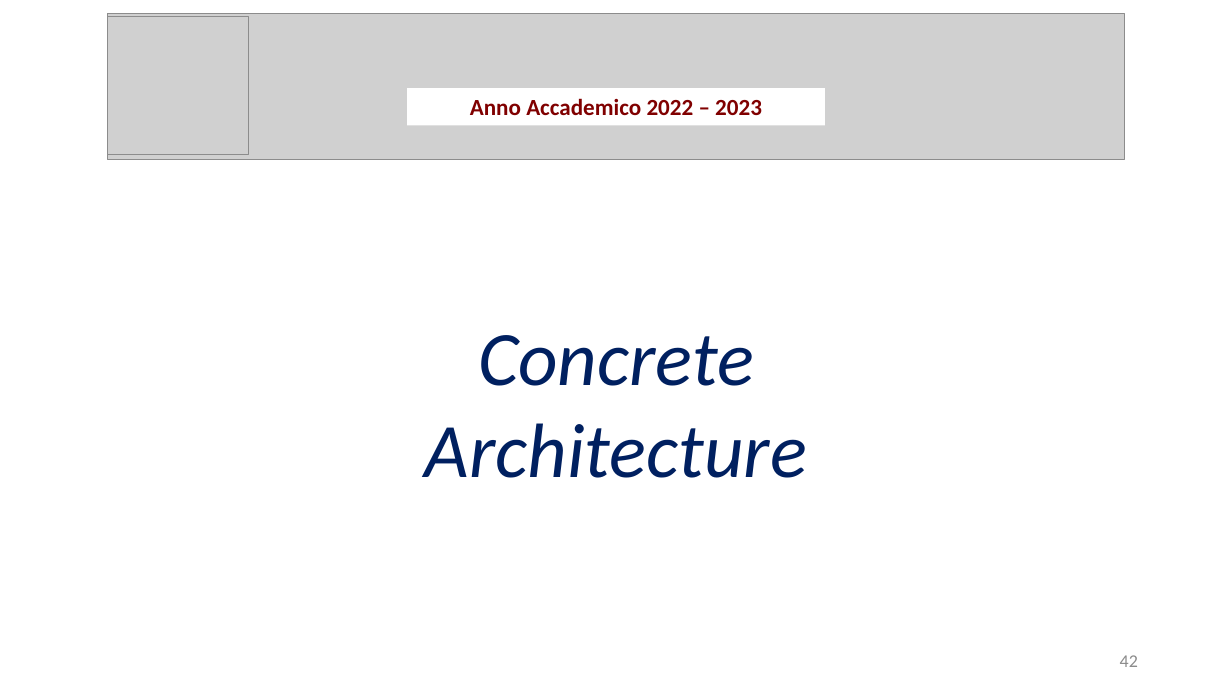
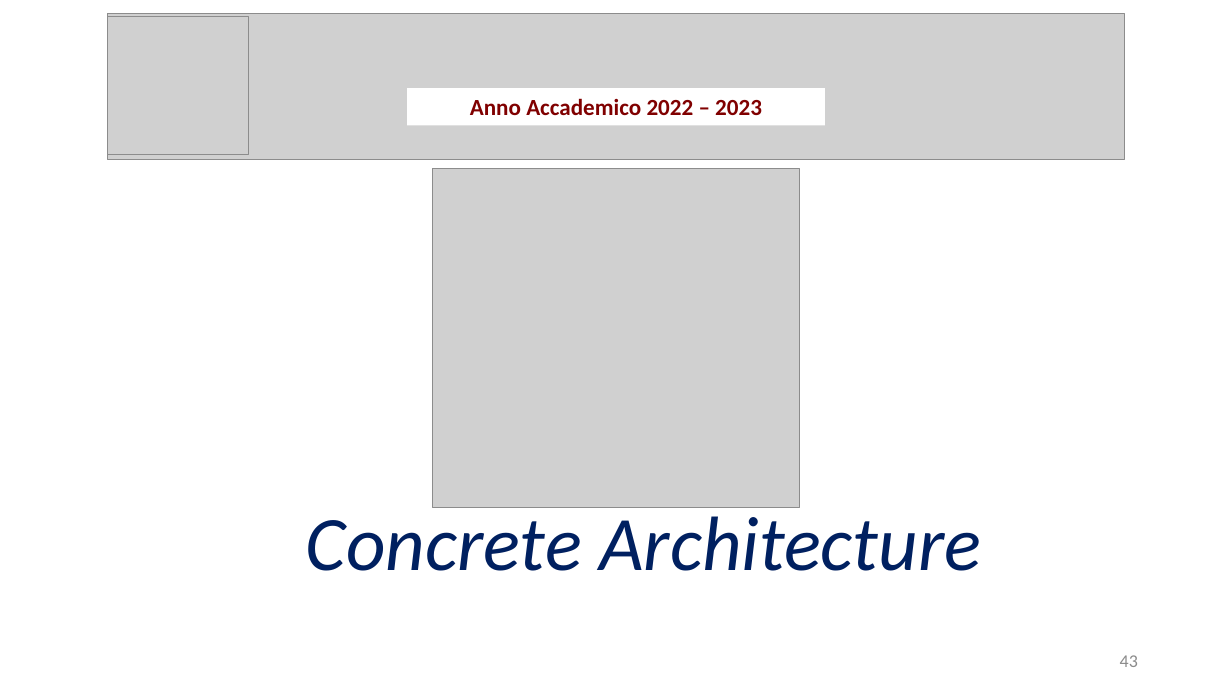
Before and after one commit to Wonderjack996/unimib-software-architecture, a slide deck: slide 43 of Progetto/Presentazione.pptx (slide 42 before the commit). Drawn at 1232x693 pixels with LibreOffice and Linux fonts; fonts in the diff are those of the drawing; grey boxes stand for pictures. Boxes give left, top, right and bottom in pixels: in the first picture for what was removed or moved away, otherwise in the second. Text is boxed around its words. In the diff, an @@ line names an element or a change of style, - is before the commit and + after.

```diff
--- a/Progetto/Presentazione.pptx
+++ b/Progetto/Presentazione.pptx
@@ picture added at (433, 168, 799, 506) @@
@@ text at (306, 506, 981, 571): text changed @@
-Concrete
-Architecture
+Concrete Architecture
@@ page number at (1120, 655, 1138, 667): text changed @@
-42
+43
```
Also in this commit, not shown: 10 other slides changed, 4 slides added, 1 slide removed, 6 other files.
